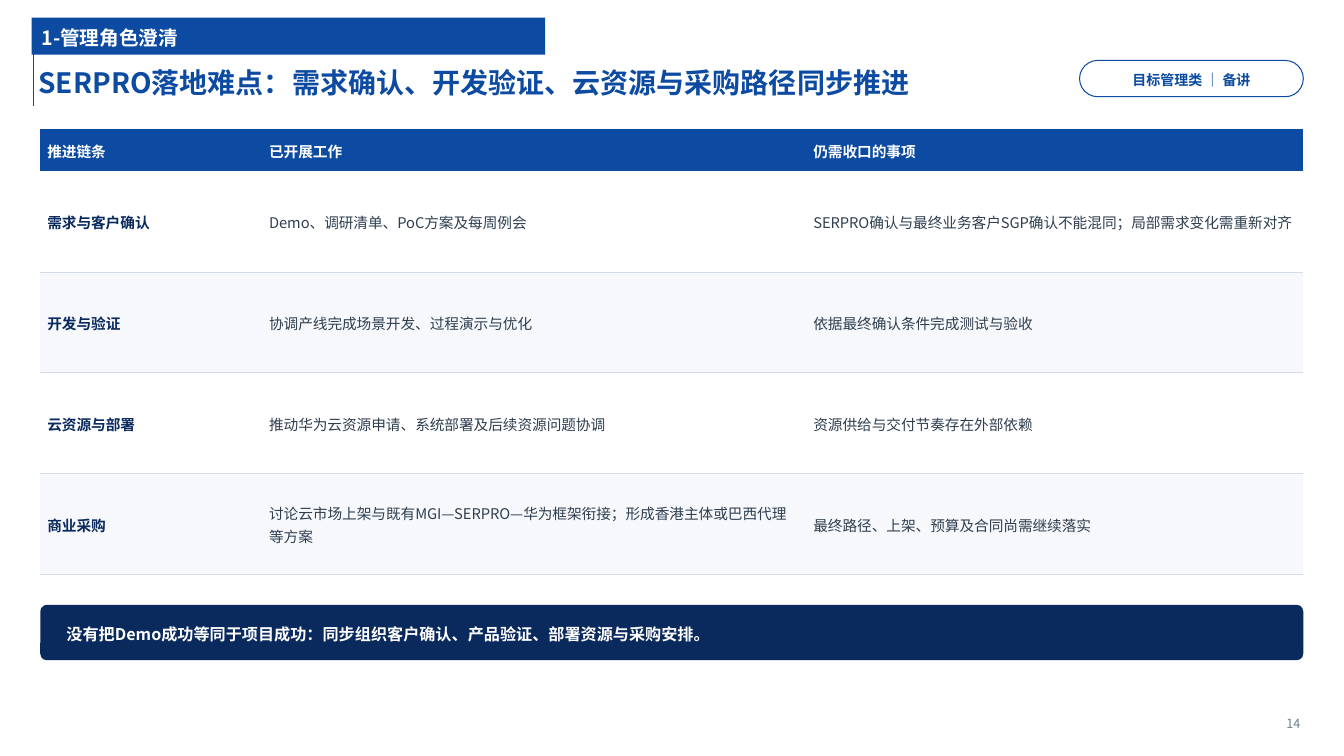
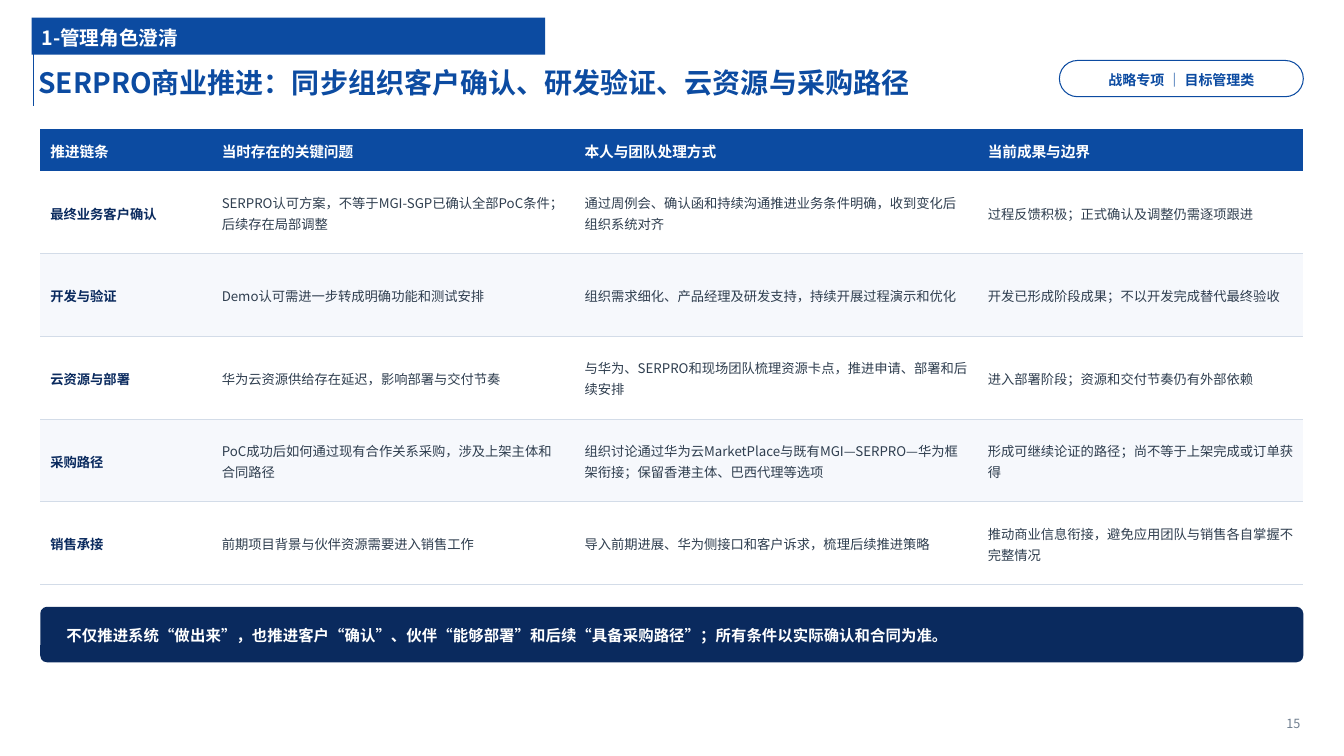
Before and after one commit to chyhcs/wyyh, a slide deck: slide 15 of 干部试用期转正述职-陈昊.pptx (slide 14 before the commit). Drawn at 1344x756 pixels with LibreOffice and Linux fonts; fonts in the diff are those of the drawing. Boxes give left, top, right and bottom in pixels: in the first picture for what was removed or moved away, otherwise in the second. Text is boxed around its words. In the diff, an @@ line names an element or a change of style, - is before the commit and + after.

```diff
--- a/干部试用期转正述职-陈昊.pptx
+++ b/干部试用期转正述职-陈昊.pptx
@@ title at (38, 69, 909, 96): text changed @@
-SERPRO落地难点：需求确认、开发验证、云资源与采购路径同步推进
+SERPRO商业推进：同步组织客户确认、研发验证、云资源与采购路径
@@ rounded rectangle "战略专项 ｜ 目标管理类": place and size @@
-rounded rectangle "战略专项 ｜ 目标管理类" at (1080, 60, 1304, 97)
+rounded rectangle "战略专项 ｜ 目标管理类" at (1060, 60, 1304, 97)
@@ text in rounded rectangle at (1108, 71, 1255, 89): text changed @@
-目标管理类 ｜ 备讲
+战略专项 ｜ 目标管理类
@@ table at (40, 129, 1304, 585) @@
-推进链条 | 已开展工作 | 仍需收口的事项
-需求与客户确认 | Demo、调研清单、PoC方案及每周例会 | SERPRO确认与最终业务客户SGP确认不能混同；局部需求变化需重新对齐
-开发与验证 | 协调产线完成场景开发、过程演示与优化 | 依据最终确认条件完成测试与验收
-云资源与部署 | 推动华为云资源申请、系统部署及后续资源问题协调 | 资源供给与交付节奏存在外部依赖
-商业采购 | 讨论云市场上架与既有MGI—SERPRO—华为框架衔接；形成香港主体或巴西代理等方案 | 最终路径、上架、预算及合同尚需继续落实
+推进链条 | 当时存在的关键问题 | 本人与团队处理方式 | 当前成果与边界
+最终业务客户确认 | SERPRO认可方案，不等于MGI-SGP已确认全部PoC条件；后续存在局部调整 | 通过周例会、确认函和持续沟通推进业务条件明确，收到变化后组织系统对齐 | 过程反馈积极；正式确认及调整仍需逐项跟进
+开发与验证 | Demo认可需进一步转成明确功能和测试安排 | 组织需求细化、产品经理及研发支持，持续开展过程演示和优化 | 开发已形成阶段成果；不以开发完成替代最终验收
+云资源与部署 | 华为云资源供给存在延迟，影响部署与交付节奏 | 与华为、SERPRO和现场团队梳理资源卡点，推进申请、部署和后续安排 | 进入部署阶段；资源和交付节奏仍有外部依赖
+采购路径 | PoC成功后如何通过现有合作关系采购，涉及上架主体和合同路径 | 组织讨论通过华为云MarketPlace与既有MGI—SERPRO—华为框架衔接；保留香港主体、巴西代理等选项 | 形成可继续论证的路径；尚不等于上架完成或订单获得
+销售承接 | 前期项目背景与伙伴资源需要进入销售工作 | 导入前期进展、华为侧接口和客户诉求，梳理后续推进策略 | 推动商业信息衔接，避免应用团队与销售各自掌握不完整情况
@@ text at (66, 628, 947, 644): text changed; size 11.5 to 11 pt @@
-没有把Demo成功等同于项目成功：同步组织客户确认、产品验证、部署资源与采购安排。
+不仅推进系统“做出来”，也推进客户“确认”、伙伴“能够部署”和后续“具备采购路径”；所有条件以实际确认和合同为准。
@@ text at (1286, 719, 1300, 728): text changed @@
-14
+15
```
Also in this commit, not shown: 25 other slides changed, 7 slides added, 6 slides removed, 2 other files.
